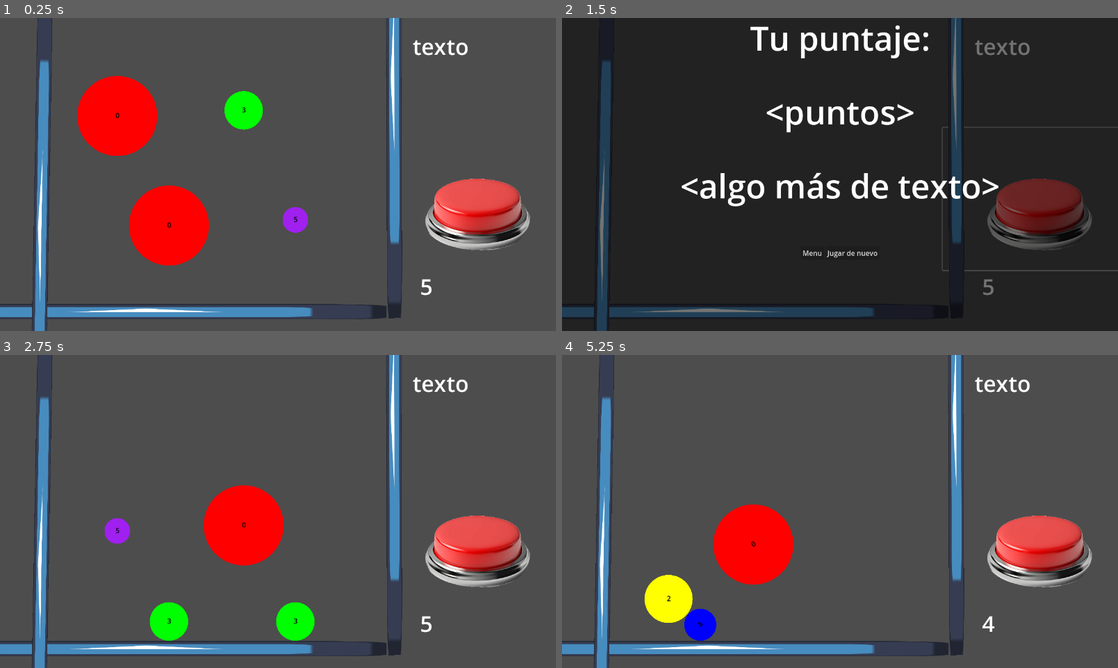
Above: before the commit, frames 1-4 (two rows, left to right).
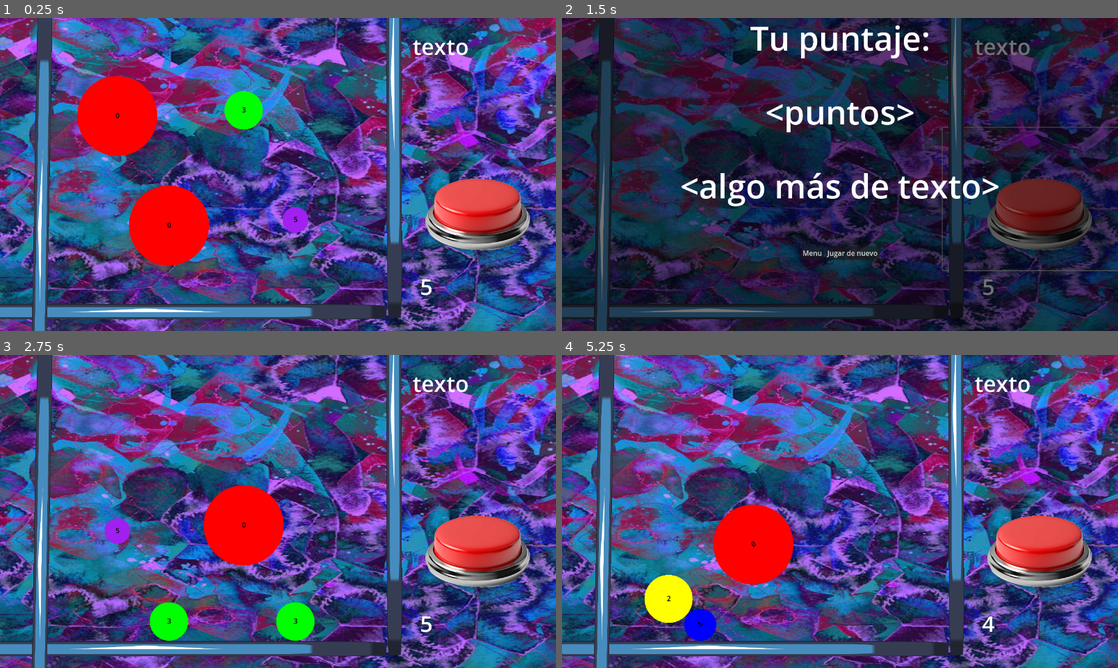
Above: after the commit, the same moments.

Repository: EmpanadaDeAbuela/fusion
Game: Godot game, scene res://Scenes/main.tscn
Two runs of this game, one before a commit and one after it. Both use one fixed random seed, a clock stepped at 60 frames per second and the inputs below. The engine's default icon, where the game draws it, is replaced by a stand-in: a white triangle on a blue panel in a dark square.
Inputs (mouse positions are in pixels of both pictures, inside the frame that each line leads up to):
- Up to frame 1 (0.25 s): no input
- Up to frame 2 (1.5 s): click (1040, 199) at 0.5 s; click "Jugar de nuevo" at 1.25 s
- Up to frame 3 (2.75 s): click "Jugar de nuevo" at 2 s
- Up to frame 4 (5.25 s): click (1040, 536) at 2.75 s; click (1040, 536) at 3.5 s; click "Jugar de nuevo" at 4.25 s; tap Enter (ui_accept) at 5 s; move the mouse to (856, 608) at 5.02 s; click (856, 608) at 5.1 s

The runs differ from the first frame. In frame 1, 80% of the frame differs, in the area x 0-100%, y 0-100%; in frame 2, 58%; in frame 3, 82%; in frame 4, 82%.

Commit message:
nada relevante

Diff:
--- a/Scenes/main.tscn
+++ b/Scenes/main.tscn
@@ -1,10 +1,11 @@
-[gd_scene load_steps=11 format=3 uid="uid://dw4rb18qjspg0"]
+[gd_scene load_steps=12 format=3 uid="uid://dw4rb18qjspg0"]
 
 [ext_resource type="Texture2D" uid="uid://cintlrmjfsdta" path="res://Sprites/icon.svg" id="1_2tyx8"]
 [ext_resource type="Script" path="res://Scripts/fusionManager.gd" id="1_8st66"]
 [ext_resource type="Script" path="res://Scripts/ballSpawner.gd" id="2_6spoq"]
 [ext_resource type="PackedScene" uid="uid://bn4xb64ckllpp" path="res://Prefabs/ball.tscn" id="2_7qxot"]
 [ext_resource type="Script" path="res://Scripts/clickManager.gd" id="2_ckqlq"]
+[ext_resource type="Texture2D" uid="uid://d17wxgak05jb3" path="res://Sprites/fondoPlacegolder.png" id="2_h3emj"]
 [ext_resource type="Texture2D" uid="uid://be0i0xlrwg0jy" path="res://Sprites/btn.png" id="6_xln5p"]
 [ext_resource type="Script" path="res://Scripts/button.gd" id="7_ixnxv"]
 [ext_resource type="Texture2D" uid="uid://dd0gjdbaihwof" path="res://Sprites/blackLayer.png" id="7_v2hfy"]
@@ -15,6 +16,11 @@
 
 [node name="Main" type="Node2D"]
 script = ExtResource("1_8st66")
+
+[node name="FondoPlacegolder" type="Sprite2D" parent="."]
+position = Vector2(-9.00002, 22)
+scale = Vector2(2.15, 1.245)
+texture = ExtResource("2_h3emj")
 
 [node name="ballSpawner" type="Node2D" parent="."]
 position = Vector2(-93.55, -402)
Binary file added: Sprites/fondoPlacegolder.png
Not shown, added: Sprites/fondoPlacegolder.png.import
